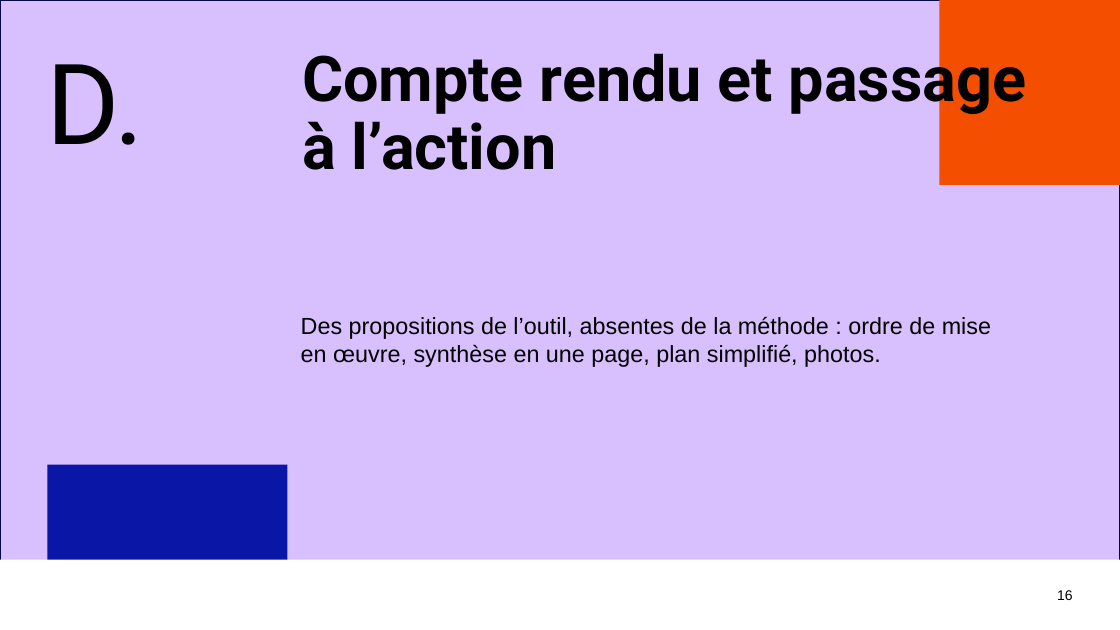
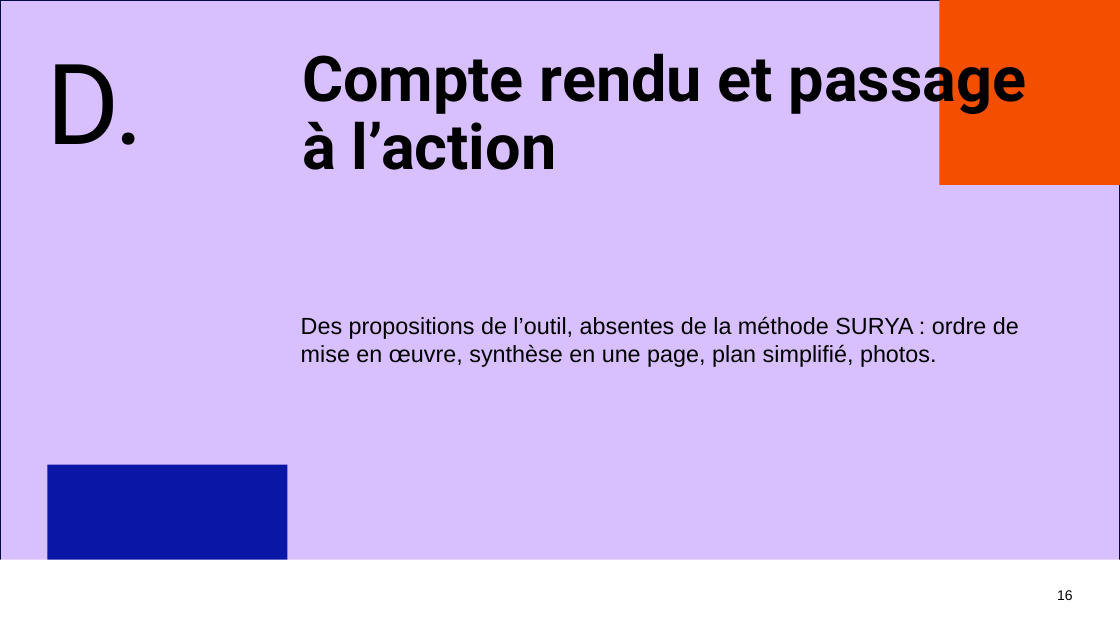
Before and after one commit to benjaminlallemand44/outilplancanicule_methodosurya, a slide deck: slide 16 of docs/presentation/Points_a_trancher_reunion.pptx. Drawn at 1120x630 pixels with LibreOffice and Linux fonts; fonts in the diff are those of the drawing; background and template pictures are left out. Boxes give left, top, right and bottom in pixels: in the first picture for what was removed or moved away, otherwise in the second. Text is boxed around its words. In the diff, an @@ line names an element or a change of style, - is before the commit and + after.

```diff
--- a/docs/presentation/Points_a_trancher_reunion.pptx
+++ b/docs/presentation/Points_a_trancher_reunion.pptx
@@ text at (301, 316, 1019, 367): text changed @@
-Des propositions de l’outil, absentes de la méthode : ordre de mise en œuvre, synthèse en une page, plan simplifié, photos.
+Des propositions de l’outil, absentes de la méthode SURYA : ordre de mise en œuvre, synthèse en une page, plan simplifié, photos.
```
Also in this commit, not shown: 8 other slides changed, 15 other files.
